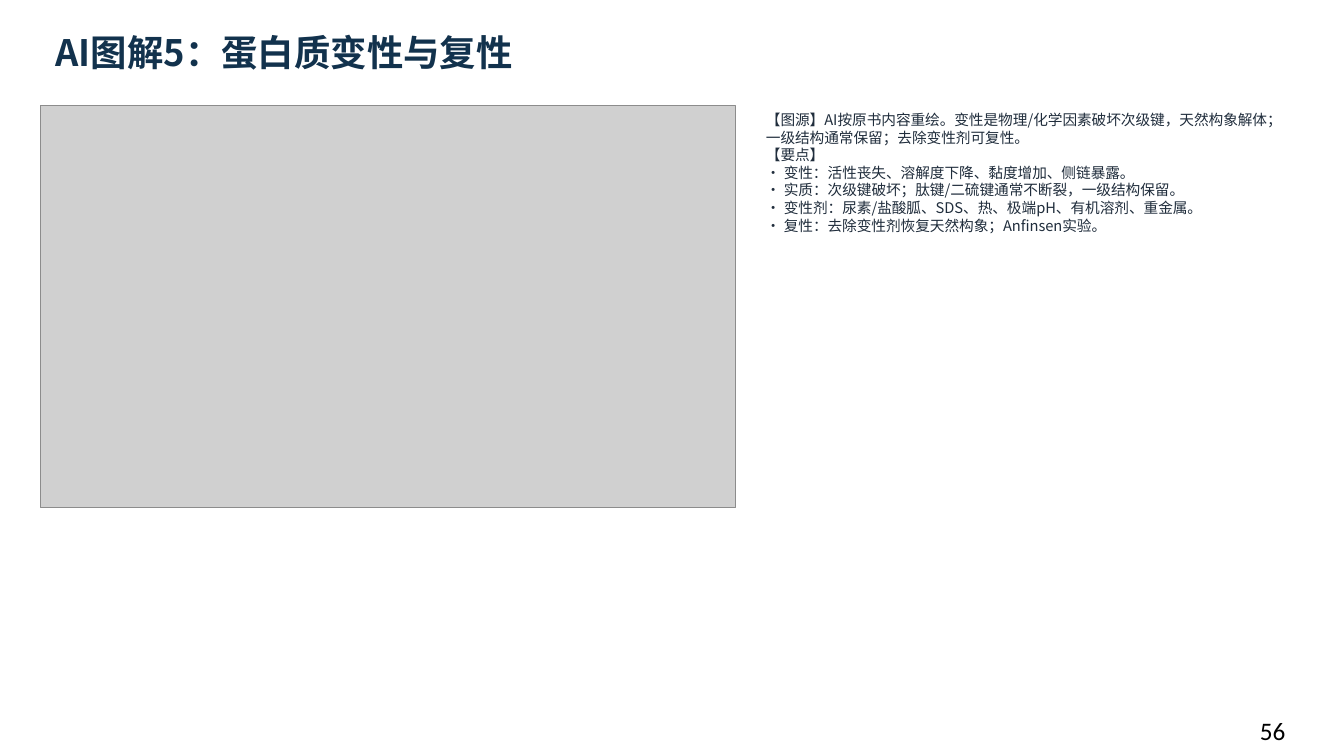
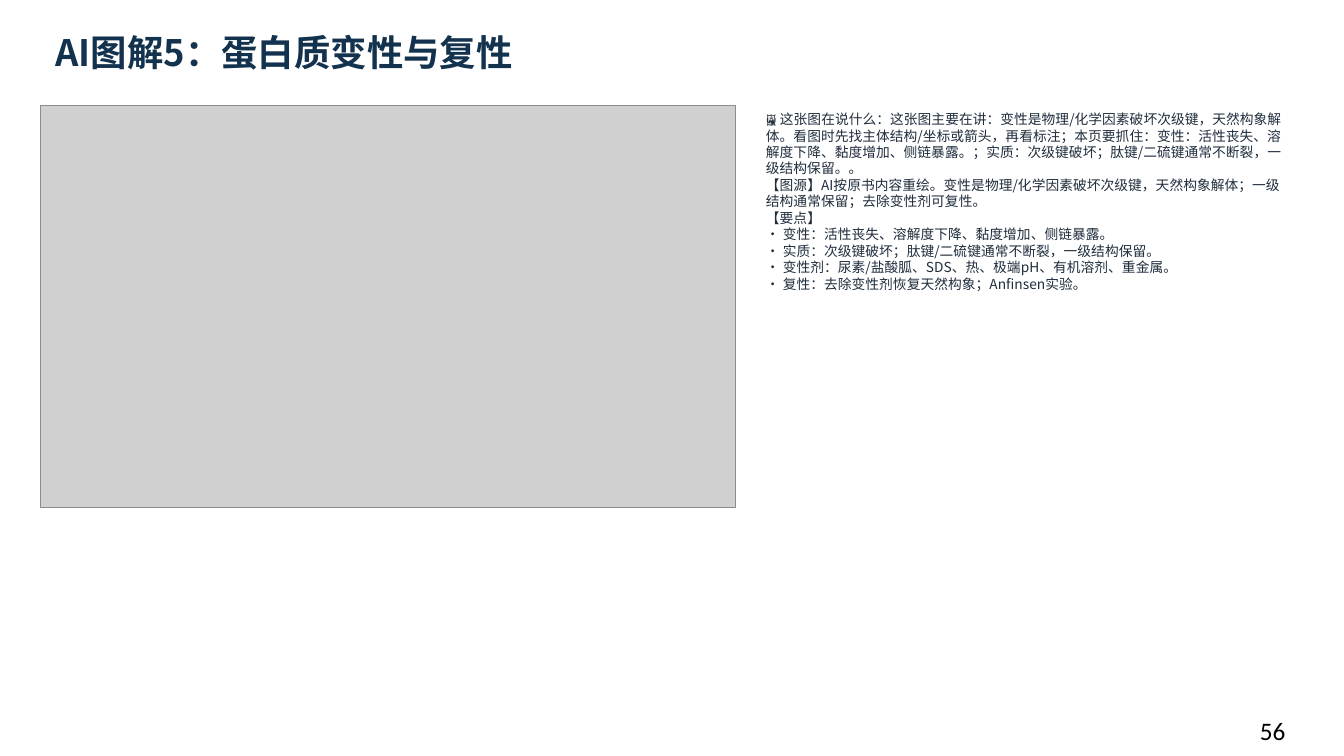
Before and after one commit to newkan-li/Biochemistry, a slide deck: slide 56 of downloads/bc03-ai-style.pptx. Drawn at 1344x756 pixels with LibreOffice and Linux fonts; fonts in the diff are those of the drawing; grey boxes stand for pictures. Boxes give left, top, right and bottom in pixels: in the first picture for what was removed or moved away, otherwise in the second. Text is boxed around its words. In the diff, an @@ line names an element or a change of style, - is before the commit and + after.

Commit message:
bc03为58张图片加通俗图说,PPT侧栏显示'这张图在说什么';下载版重生成82页;版本20261112b

```diff
--- a/downloads/bc03-ai-style.pptx
+++ b/downloads/bc03-ai-style.pptx
@@ text at bbox=[766, 112, 1281, 291]: text changed; size 10.5 to 9.8 pt @@
-【图源】AI按原书内容重绘。变性是物理/化学因素破坏次级键，天然构象解体；一级结构通常保留；去除变性剂可复性。
-【要点】
-• 变性：活性丧失、溶解度下降、黏度增加、侧链暴露。
-• 实质：次级键破坏；肽键/二硫键通常不断裂，一级结构保留。
-• 变性剂：尿素/盐酸胍、SDS、热、极端pH、有机溶剂、重金属。
-• 复性：去除变性剂恢复天然构象；Anfinsen实验。
+🖼 这张图在说什么：这张图主要在讲：变性是物理/化学因素破坏次级键，天然构象解体。看图时先找主体结构/坐标或箭头，再看标注；本页要抓住：变性：活性丧失、溶解度下降、黏度增加、侧链暴露。；实质：次级键破坏；肽键/二硫键通常不断裂，一级结构保留。。
+【图源】AI按原书内容重绘。变性是物理/化学因素破坏次级键，天然构象解体；一级结构通常保留；去除变性剂可复性。
+【要点】
+• 变性：活性丧失、溶解度下降、黏度增加、侧链暴露。
+• 实质：次级键破坏；肽键/二硫键通常不断裂，一级结构保留。
+• 变性剂：尿素/盐酸胍、SDS、热、极端pH、有机溶剂、重金属。
+• 复性：去除变性剂恢复天然构象；Anfinsen实验。
```
Also in this commit, not shown: 81 other slides changed, 5 other files.
